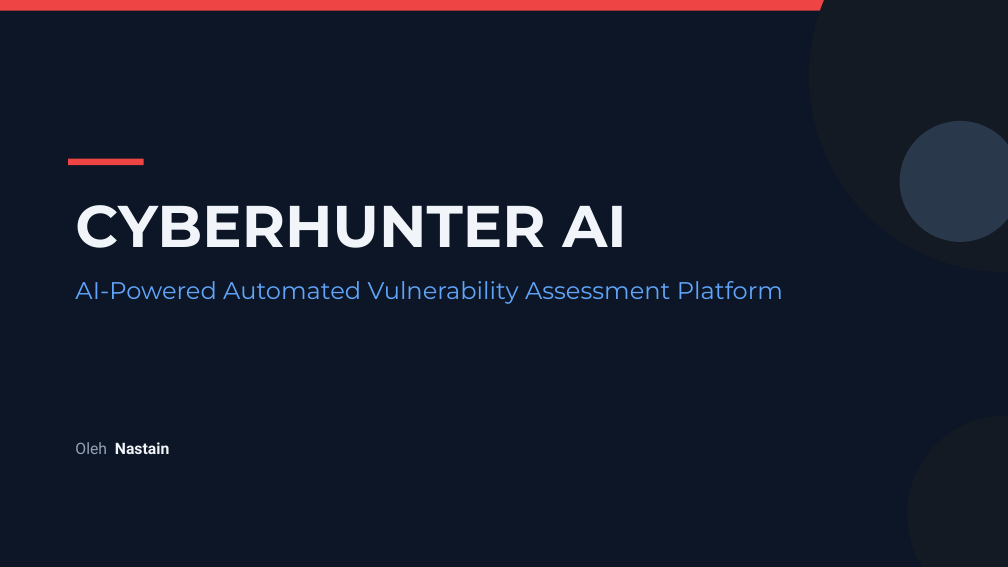
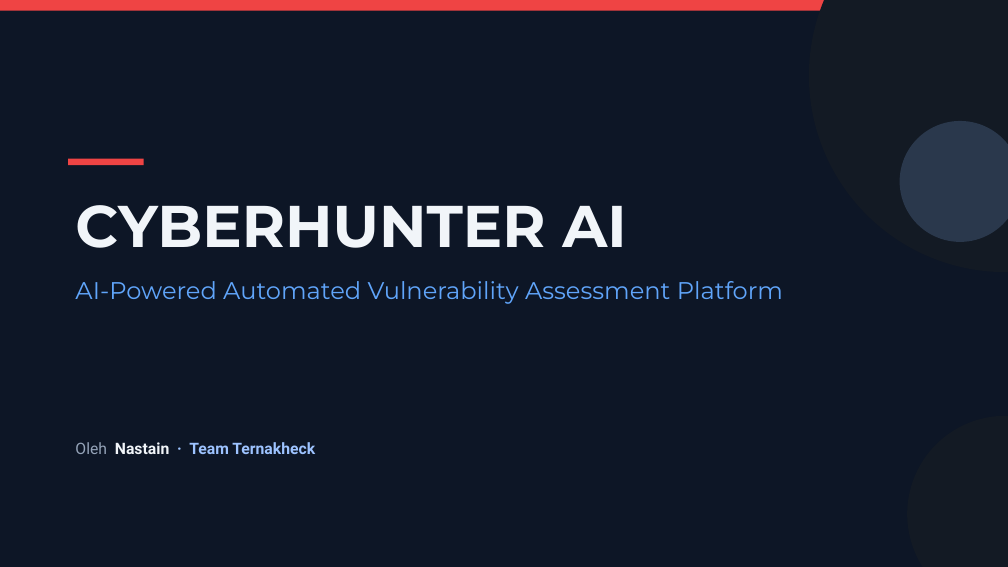
Before and after one commit to nastainannas/cyberhunter-ai, a slide deck: slide 1 of submission-assets/cyberhunter-ai-platform-v4.pptx. Drawn at 1008x567 pixels with LibreOffice and Linux fonts; fonts in the diff are those of the drawing. Boxes give left, top, right and bottom in pixels: in the first picture for what was removed or moved away, otherwise in the second. Text is boxed around its words. In the diff, an @@ line names an element or a change of style, - is before the commit and + after.

```diff
--- a/submission-assets/cyberhunter-ai-platform-v4.pptx
+++ b/submission-assets/cyberhunter-ai-platform-v4.pptx
@@ text at (75, 442, 315, 454): text changed; text colour #F1F5F9 to #9DC3FF @@
-Oleh Nastain
+Oleh Nastain · Team Ternakheck
```
Also in this commit, not shown: 1 other slide changed, 2 other files.
